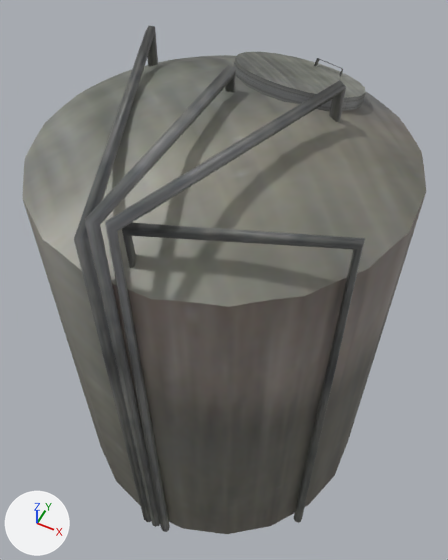
An edit to the FBX model models/Cuve.fbx, drawn before and after from the same camera.
One viewpoint serves both versions: a 50 mm lens placed at (1.03, -2.07, 3.99), pointed at (-0.03, 0.05, 1.34). Arrows for +X, +Y and +Z are at lower left; the lights stay in place. Where no turn or scale is listed for an object, it has been applied to the vertices.
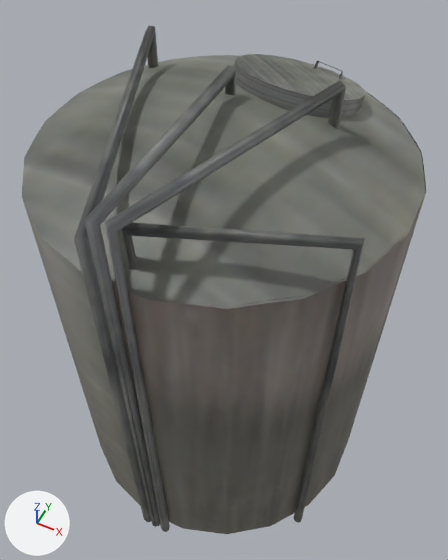
Edits to the bpy script that builds the scene:
```text
Change me_mesh:
    used by ob_pcylinder1; location = (-0.003, 0.002, 1.223)
    remove me_mesh.from_pydata(...)  # 302 vertices, 280 faces; spans x -0.89..0.89, y -0.89..0.89, z -1.22..1.3
    add me_mesh.from_pydata(...)  # 100 vertices, 20 faces; spans x -0.89..0.89, y -0.89..0.89, z -1.22..1.04
    me_mesh part 1: 201 vertices removed from x -0.73..0.73, y -0.73..0.73, z 1.12..1.3
Add me_mesh_009:
    me_mesh_009.from_pydata(...)  # 81 vertices, 60 faces; spans x -0.89..0.89, y -0.89..0.89, z -0.48..-0.22
    me_mesh_009.materials.append(mat_lambert4)  # picture img_chrome_tga
Change ob_pcylinder2:
    ob_pcylinder2.location: (0.153, 0.474, 2.418) -> (0.153, 0.474, 2.405)
Add ob_pcylinder10:
    ob_pcylinder10 = bpy.data.objects.new('pCylinder10', me_mesh_009)
    ob_pcylinder10.location = (-0.007, 0.001, 2.741)
```

Where the change shows, as pixel boxes [x1, y1, x2, y2] in the pictures (448 x 560 px):
'pCylinder10', added
    after: [22, 55, 426, 309]
'pCylinder2', moved
    before: [233, 52, 366, 111]
    after: [234, 54, 365, 117]
part 1 of me_mesh, deleted
    before: [22, 55, 426, 307]
